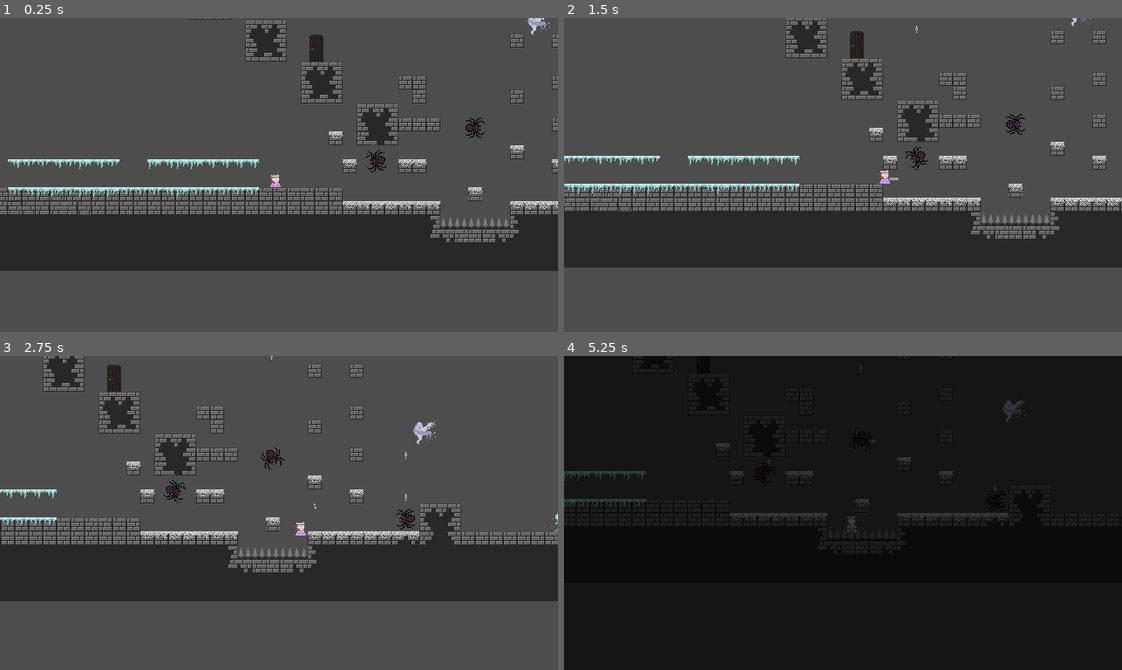
Above: before the commit, frames 1-4 (two rows, left to right).
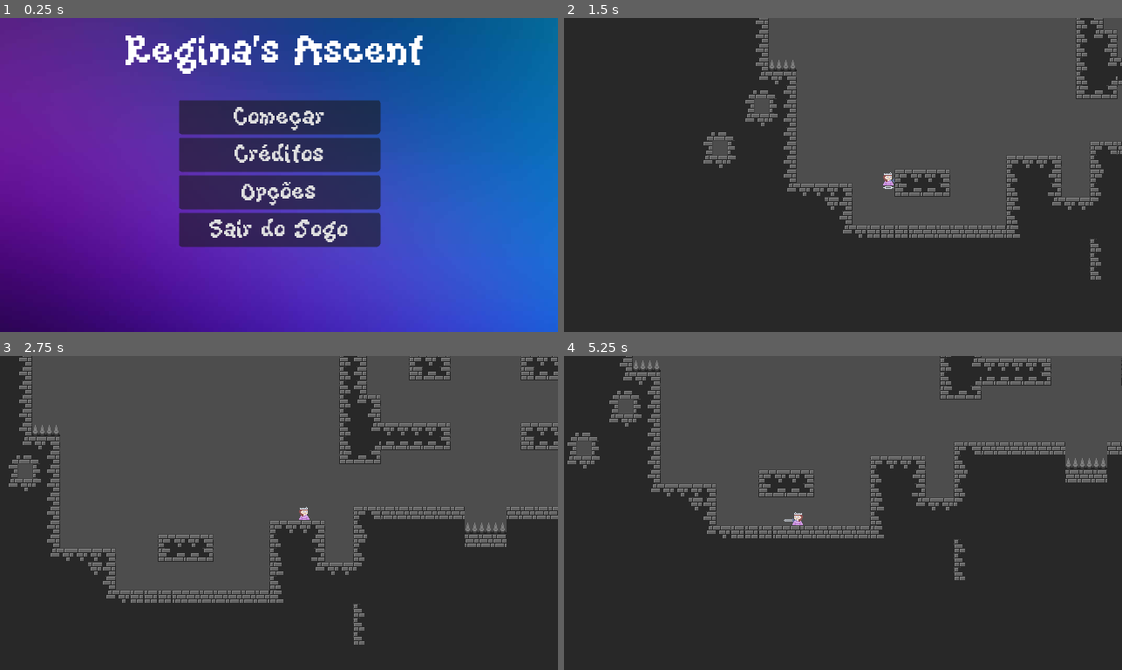
Above: after the commit, the same moments.

Repository: GabrielSiras/ProjetoDesktopRegina
Game: Godot game, scene res://scenes/ui/title_screen.tscn
Same seed, same stepped clock (60 frames per second), same inputs: the game is played once before the commit and once after it. Before the commit the project starts from res://scenes/levels/devroom.tscn.
Inputs (mouse positions are in pixels of both pictures, inside the frame that each line leads up to):
- Up to frame 1 (0.25 s): no input
- Up to frame 2 (1.5 s): click (843, 118) at 0.5 s, where only the run after the commit has a clickable "Começar"; hold Right (ui_right) from 1.28 s (still down); tap X (dash) at 1.35 s
- Up to frame 3 (2.75 s): keep holding Right (ui_right); tap Z (jump) at 1.52, 2.27 s; tap X (dash) at 2.1 s
- Up to frame 4 (5.25 s): release Right (ui_right) at 2.78 s; hold Left (ui_left) 2.78-3.53 s; tap X (dash) every 0.75 s from 2.85 to 5.1 s; hold Right (ui_right) 3.53-5.03 s; tap Z (jump) at 3.77, 4.52 s; hold Left (ui_left) from 5.03 s (still down)

The runs differ from the first frame. In frame 1, 100% of the frame differs, in the area x 0-100%, y 0-100%; in frame 2, 55%; in frame 3, 44%; in frame 4, 54%.

Commit message:
protótipo 1

Diff:
--- a/project.godot
+++ b/project.godot
@@ -11,7 +11,7 @@
 [application]
 
 config/name="Regina"
-run/main_scene="uid://bncs85vpeh1c7"
+run/main_scene="uid://dipy6y1atruy5"
 config/features=PackedStringArray("4.6", "GL Compatibility")
 config/icon="res://icon.svg"
 run/size/mode=0
@@ -25,9 +25,9 @@
 window/size/viewport_width=640
 window/size/viewport_height=360
 window/size/mode=3
+window/size/borderless=true
 window/subwindows/embed_subwindows=false
 window/stretch/mode="viewport"
-window/stretch/scale_mode="integer"
 
 [global_group]
 
--- a/scenes/ui/title_screen.tscn
+++ b/scenes/ui/title_screen.tscn
@@ -1,10 +1,10 @@
 [gd_scene format=3 uid="uid://dipy6y1atruy5"]
 
-[ext_resource type="Script" uid="uid://bw3h6e7h3vxo" path="res://title_screen.gd" id="1_k83vc"]
-[ext_resource type="Texture2D" uid="uid://bfm57fetwaeud" path="res://scenes/ui/titlescreen/title-screen-bg.png" id="1_yc6j5"]
+[ext_resource type="Script" uid="uid://bw3h6e7h3vxo" path="res://scripts/title_screen.gd" id="1_k83vc"]
+[ext_resource type="Texture2D" uid="uid://bfm57fetwaeud" path="res://assets/images/title-screen-bg.png" id="1_yc6j5"]
 [ext_resource type="FontFile" uid="uid://33ip77dc7vt3" path="res://assets/fonts/KiwiSoda.ttf" id="3_k83vc"]
 [ext_resource type="Script" uid="uid://nmckipvklo0y" path="res://scripts/audio_control.gd" id="5_bl8v3"]
-[ext_resource type="AudioStream" uid="uid://dv40stf7ikaxp" path="res://scenes/ui/titlescreen/audios/som-basico.mp3" id="5_hki88"]
+[ext_resource type="AudioStream" uid="uid://dv40stf7ikaxp" path="res://assets/audios/som-basico.mp3" id="5_hki88"]
 [ext_resource type="Script" uid="uid://dkr3qmvsnoyoi" path="res://scripts/sfx_control.gd" id="6_7l6iu"]
 [ext_resource type="Script" uid="uid://dpv06ef0jixdn" path="res://scripts/fullscreen_control.gd" id="6_bl8v3"]
 
--- a/scripts/level_select.gd
+++ b/scripts/level_select.gd
@@ -5,8 +5,8 @@
 
 
 func _on_btn_fase_1_pressed() -> void:
-	get_tree().change_scene_to_file("res://scenes/levels/devroom.tscn")
+	get_tree().change_scene_to_file("res://scenes/levels/Level_01.tscn")
 
 
 func _on_btn_fase_2_pressed() -> void:
-	get_tree().change_scene_to_file("res://scenes/levels/game-basico.tscn")
+	get_tree().change_scene_to_file("res://scenes/levels/Level_02.tscn")
--- a/scripts/title_screen.gd
+++ b/scripts/title_screen.gd
@@ -9,7 +9,7 @@
 	opções.visible = false
 
 func _on_começar_pressed() -> void:
-	get_tree().change_scene_to_file("res://scenes/levels/devroom.tscn")
+	get_tree().change_scene_to_file("res://scenes/levels/Level_01.tscn")
 
 func _on_creditos_pressed() -> void:
 	pass
